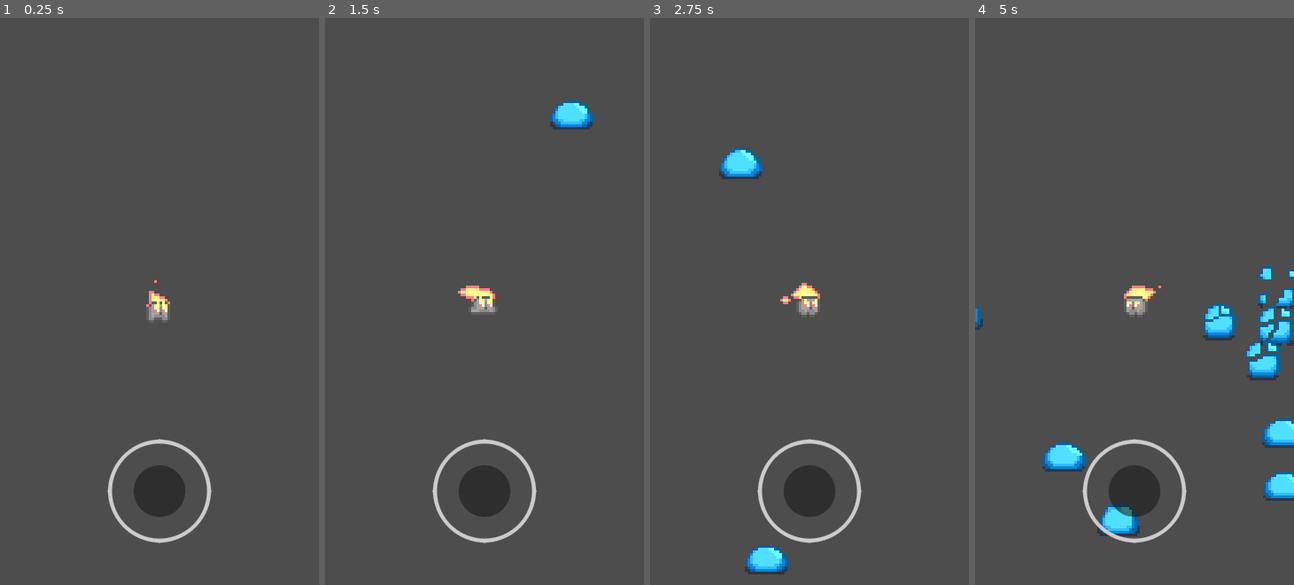
Above: before the commit, frames 1-4 (left to right).
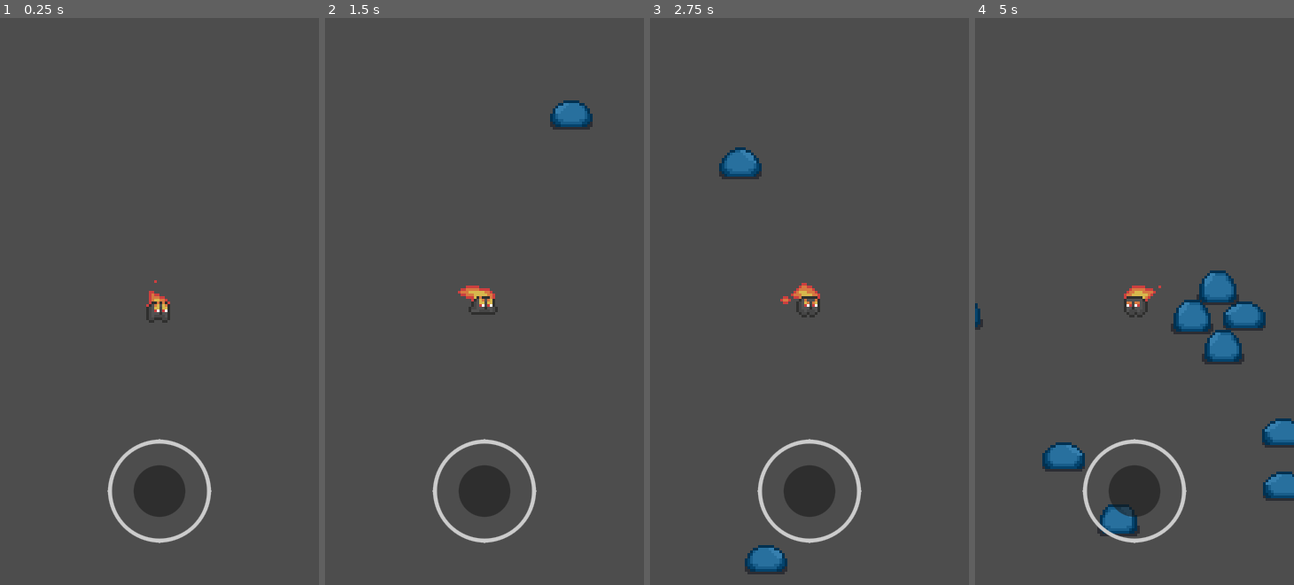
Above: after the commit, the same moments.

Repository: ThyWooof/The-Little-Flame
Game: Godot game, scene res://Scenes/Worlds/forest.tscn
Two runs of this game, one before a commit and one after it. Both use one fixed random seed, a clock stepped at 60 frames per second and the inputs below.
Inputs:
- Up to frame 1 (0.25 s): no input
- Up to frame 2 (1.5 s): hold D (move_right) 0.53-1.28 s; hold S (move_down) from 1.28 s (still down)
- Up to frame 3 (2.75 s): release S (move_down) at 2.03 s; hold D (move_right) from 2.03 s (still down)
- Up to frame 4 (5 s): release D (move_right) at 2.78 s; hold W (move_up) 2.78-3.53 s; hold A (move_left) from 3.53 s (still down)

The runs differ from the first frame. In frame 1, 0.3% of the frame differs, in the area x 45-54%, y 46-54%; in frame 2, 0.9%; in frame 3, 1.4%; in frame 4, 6.5%, in the area x 0-100%, y 43-91%.

Commit message:
Implementation of OOP (Object Oriented Programming)

Diff:
--- a/Scenes/Entities/melee_enemy.tscn
+++ b/Scenes/Entities/melee_enemy.tscn
@@ -180,7 +180,7 @@
 collision_mask = 7
 platform_floor_layers = 4294967040
 script = ExtResource("1_7mxt8")
-speed = 50.0
+health = 2
 
 [node name="CollisionShape2D" type="CollisionShape2D" parent="." unique_id=821041065]
 shape = SubResource("CircleShape2D_yf5fn")
@@ -189,5 +189,3 @@
 position = Vector2(0, -1)
 sprite_frames = SubResource("SpriteFrames_g4v7s")
 animation = &"attacking"
-
-[connection signal="animation_finished" from="AnimatedSprite2D" to="." method="_on_animation_end"]
--- a/Scenes/Entities/player.tscn
+++ b/Scenes/Entities/player.tscn
@@ -226,7 +226,7 @@
 "speed": 10.0
 }]
 
-[node name="Player" type="CharacterBody2D" unique_id=1529889726]
+[node name="Player" type="CharacterBody2D" unique_id=1529889726 groups=["player"]]
 collision_mask = 6
 platform_floor_layers = 4294967040
 script = ExtResource("1_nqm6o")
--- a/Scenes/Utils/damage_area.tscn
+++ b/Scenes/Utils/damage_area.tscn
@@ -4,6 +4,14 @@
 
 [sub_resource type="CircleShape2D" id="CircleShape2D_g4v7s"]
 radius = 32.01562
+
+[sub_resource type="SpriteFrames" id="SpriteFrames_g4v7s"]
+animations = [{
+"frames": [],
+"loop": 1,
+"name": &"pulse",
+"speed": 5.0
+}]
 
 [node name="DamageArea" type="Area2D" unique_id=1931584909]
 collision_mask = 2
@@ -12,4 +20,11 @@
 [node name="CollisionShape2D" type="CollisionShape2D" parent="." unique_id=1984396373]
 shape = SubResource("CircleShape2D_g4v7s")
 
-[node name="DirectionalLight2D" type="DirectionalLight2D" parent="." unique_id=9255057]
+[node name="AnimatedSprite2D" type="AnimatedSprite2D" parent="." unique_id=946564811]
+sprite_frames = SubResource("SpriteFrames_g4v7s")
+animation = &"pulse"
+
+[node name="Timer" type="Timer" parent="." unique_id=2069703585]
+autostart = true
+
+[connection signal="timeout" from="Timer" to="." method="_on_timer_timeout"]
--- /dev/null
+++ b/Scripts/base_enemy.gd
@@ -0,0 +1,22 @@
+class_name BaseEnemy
+extends CharacterBody2D
+
+@export var health: int = 1
+@export var speed: float = 50
+
+@onready var sprite: AnimatedSprite2D = $AnimatedSprite2D
+
+var dead: bool = false
+
+func taking_damage():
+	health -= 1
+	if health == 0:
+		dead = true
+		sprite.play("dying")
+
+func dying() -> void:
+	velocity = Vector2.ZERO
+	set_collision_layer_value(2, false)
+	set_collision_mask_value(2, false)
+	if sprite.animation == "dying" and not sprite.is_playing():
+		queue_free()
--- a/Scripts/damage_area.gd
+++ b/Scripts/damage_area.gd
@@ -1,6 +1,6 @@
 extends Area2D
 
-func _physics_process(_delta: float) -> void:
+func _on_timer_timeout() -> void:
 	var enemies_in_range = get_overlapping_bodies()
 
 	for enemy in enemies_in_range:
--- a/Scripts/forest.gd
+++ b/Scripts/forest.gd
@@ -2,6 +2,7 @@
 
 func spawn_slime():
 	var new_slime = preload("res://Scenes/Entities/melee_enemy.tscn").instantiate()
+
 	%PathFollow2D.progress_ratio = randf()
 	new_slime.global_position = %PathFollow2D.global_position
 
--- a/Scripts/melee_enemy.gd
+++ b/Scripts/melee_enemy.gd
@@ -1,30 +1,21 @@
-extends CharacterBody2D
-@export var speed: float = 0
-@onready var player = get_node("/root/Forest/Player")
-@onready var sprite: AnimatedSprite2D = $AnimatedSprite2D
+extends BaseEnemy
 
-var health = 50
-var dead: bool = false
+@onready var player: CharacterBody2D = get_tree().get_first_node_in_group("player")
 
 func _physics_process(_delta: float) -> void:
 	var direction = global_position.direction_to(player.global_position)
 	velocity = direction * speed
+
+	if direction.x < 0:
+		sprite.flip_h = true
+	elif direction.x > 0:
+		sprite.flip_h = false
 
 	if direction.length() > 0:
 		if dead == false:
 			sprite.play("running")
 
 	if dead == true:
-		velocity = Vector2.ZERO
+		dying()
 
 	move_and_slide()
-
-func taking_damage():
-	health -= 1
-	if health == 0:
-		dead = true
-		sprite.play("dying")
-
-func dying() -> void:
-	if sprite.animation == "dying":
-		queue_free()
--- a/Scripts/player.gd
+++ b/Scripts/player.gd
@@ -1,8 +1,7 @@
 extends CharacterBody2D
 
 @onready var sprite: AnimatedSprite2D = $AnimatedSprite2D
-@export var speed: float = 0
-
+@export var speed: float = 50
 
 func _physics_process(_delta: float) -> void:
 	var direction := Input.get_vector("move_left", "move_right", "move_up", "move_down")
--- a/project.godot
+++ b/project.godot
@@ -22,6 +22,10 @@
 window/stretch/mode="canvas_items"
 window/stretch/aspect="expand"
 window/handheld/orientation=1
+
+[global_group]
+
+player="Group for easier access to the player"
 
 [input]
 
@@ -55,6 +59,9 @@
 2d_render/layer_1="Player"
 2d_render/layer_2="Enemy"
 2d_render/layer_3="Enviorment "
+2d_physics/layer_1="Player"
+2d_physics/layer_2="Enemy"
+2d_physics/layer_3="Enviorment"
 
 [physics]
 
Binary file removed: Assets/Sprites/BlueSlime/BlueSlimeBorn-Sheet.png
Binary file added: Assets/Sprites/GreenSlime/GreenSlimeAttack-Sheet.png
Not shown, added: Assets/Sprites/GreenSlime/GreenSlimeAttack-Sheet.png.import
Binary file added: Assets/Sprites/GreenSlime/GreenSlimeDie-Sheet.png
Not shown, added: Assets/Sprites/GreenSlime/GreenSlimeDie-Sheet.png.import
Binary file added: Assets/Sprites/GreenSlime/GreenSlimeIdle-Sheet.png
Not shown, added: Assets/Sprites/GreenSlime/GreenSlimeIdle-Sheet.png.import
Binary file added: Assets/Sprites/GreenSlime/GreenSlimeWalking-Sheet.png
Not shown, added: Assets/Sprites/GreenSlime/GreenSlimeWalking-Sheet.png.import
Binary file added: Assets/Sprites/RedSlime/RedSlimeAttack-Sheet.png
Not shown, added: Assets/Sprites/RedSlime/RedSlimeAttack-Sheet.png.import
Binary file added: Assets/Sprites/RedSlime/RedSlimeDie-Sheet.png
(and 6 more such lines)
